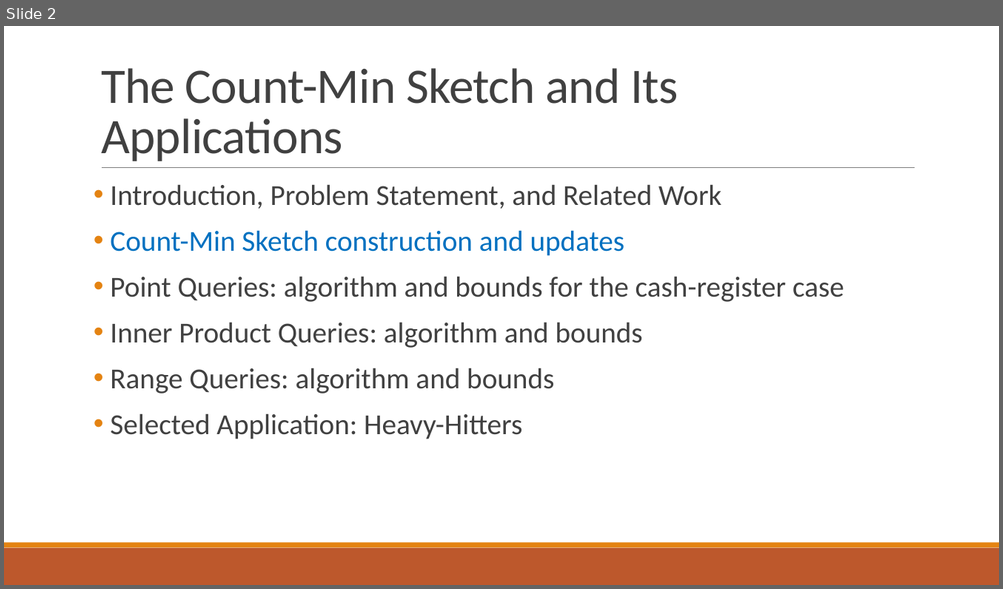
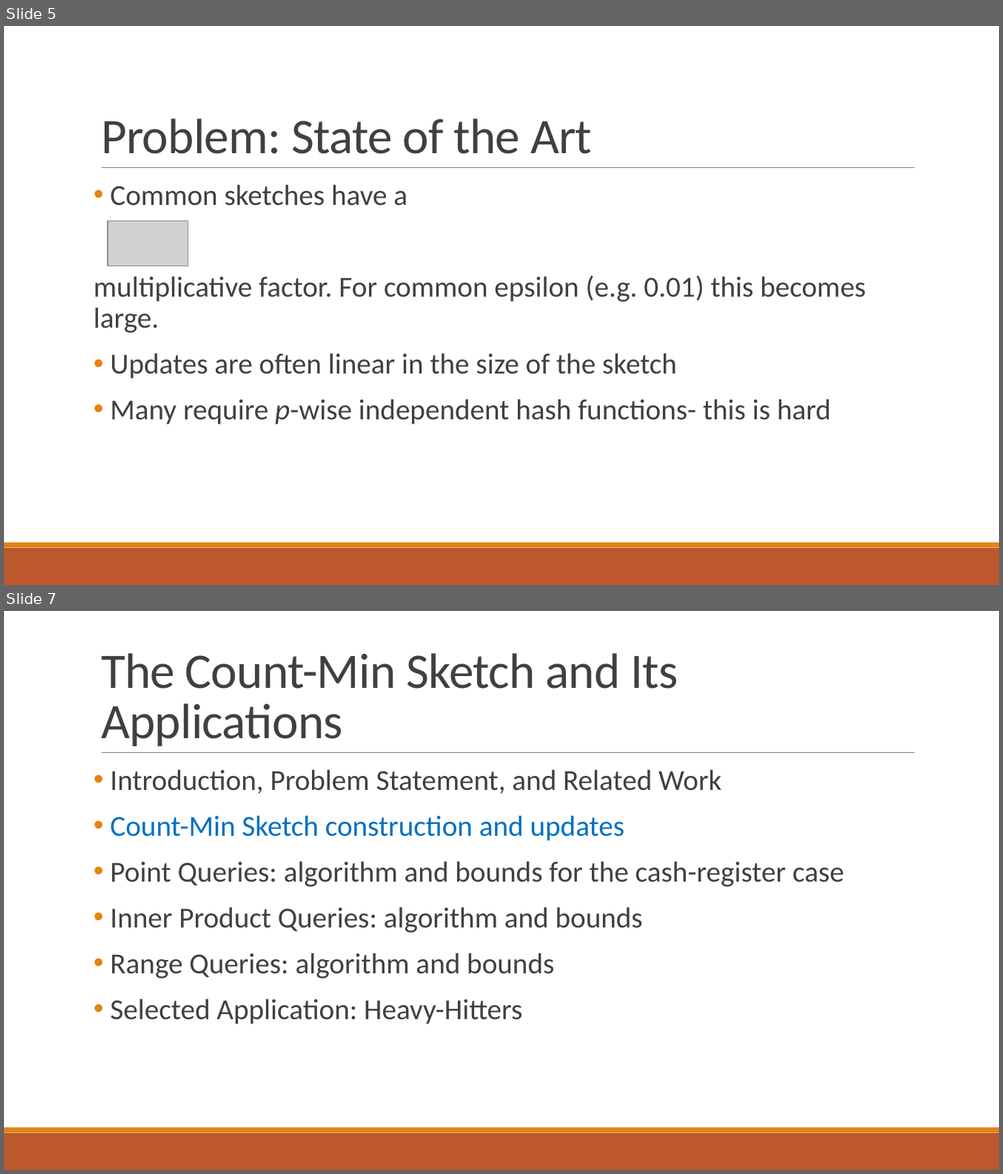
Before and after one commit to ewagner46/count_min_sketch_technical_summary, a slide deck: count_min_sketch_talk_EW.pptx. Shown one above the other, each under a label of ours: slide 2 before the commit, slides 5 and 7 after it; the slides between them are not shown. The pictures are 1003x589 and 1003x1174 pixels, drawn with LibreOffice and Linux fonts; fonts in the diff are those of the drawing; grey boxes stand for pictures. Boxes give left, top, right and bottom in pixels: in the first picture for what was removed or moved away, otherwise in the second. Text is boxed around its words. In the diff, an @@ line names an element or a change of style, - is before the commit and + after.

```diff
--- a/count_min_sketch_talk_EW.pptx
+++ b/count_min_sketch_talk_EW.pptx
@@ slide 5 added at [4, 26, 999, 585], background #FFFFFF; not listed: 3 template elements that a slide beside it also shows @@
@@ title added at [101, 118, 592, 154], 48 pt, text #404040 @@
+Problem: State of the Art
@@ text added at [94, 184, 865, 425], 28 pt, text #404040 @@
+• Common sketches have a
+multiplicative factor. For common epsilon (e.g. 0.01) this becomes large.
+• Updates are often linear in the size of the sketch
+• Many require p-wise independent hash functions- this is hard
@@ picture added at [108, 221, 188, 266] @@
@@ what was slide 2 is now slide 7 @@
```
Also in this commit, not shown: 11 other slides added.
